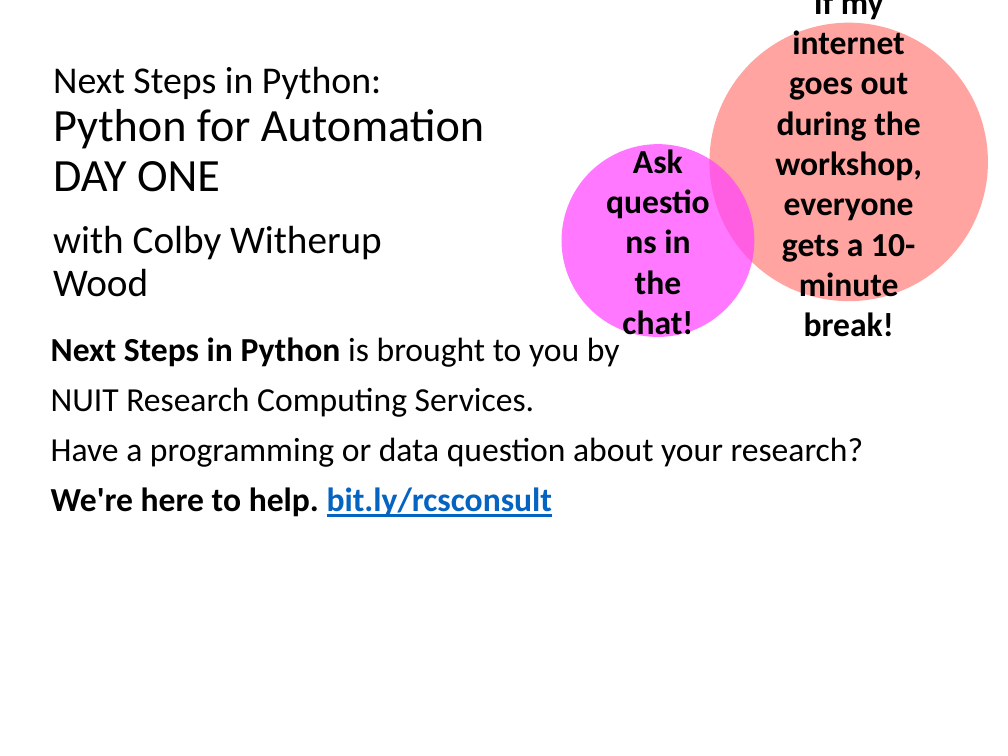
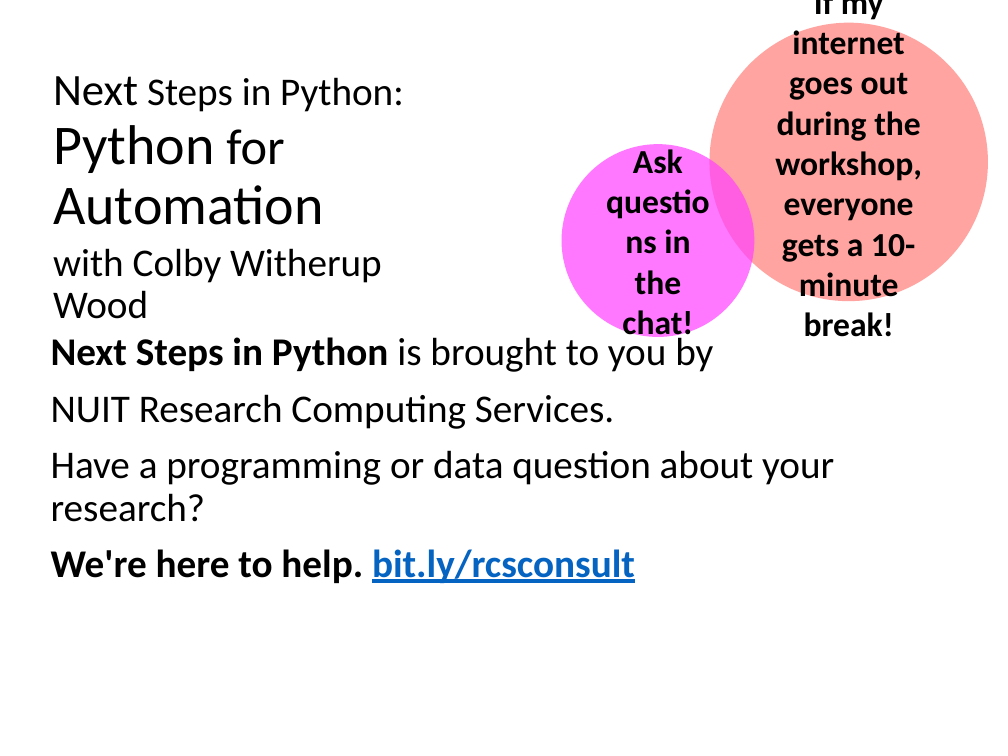
Before and after one commit to aGitHasNoName/PythonForAutomation, a slide deck: slide 2 of Day1Slides.pptx. Drawn at 1008x756 pixels with LibreOffice and Linux fonts; fonts in the diff are those of the drawing. Boxes give left, top, right and bottom in pixels: in the first picture for what was removed or moved away, otherwise in the second. Text is boxed around its words. In the diff, an @@ line names an element or a change of style, - is before the commit and + after.

```diff
--- a/Day1Slides.pptx
+++ b/Day1Slides.pptx
@@ text at <box>53,76,404,225</box>: text changed; size 33 to 40 pt @@
-Next Steps in Python:
-Python for Automation
-DAY ONE
+Next Steps in Python:
+Python for
+Automation
@@ text "with Colby Witherup Wood": place and size @@
-text "with Colby Witherup Wood" at <box>53,225,382,297</box>
+text "with Colby Witherup Wood" at <box>53,248,382,319</box>
@@ text "Next Steps in Python is ..." at <box>51,333,834,583</box>: size 24 to 28 pt @@
```
Also in this commit, not shown: 11 other slides changed, 12 other files.
